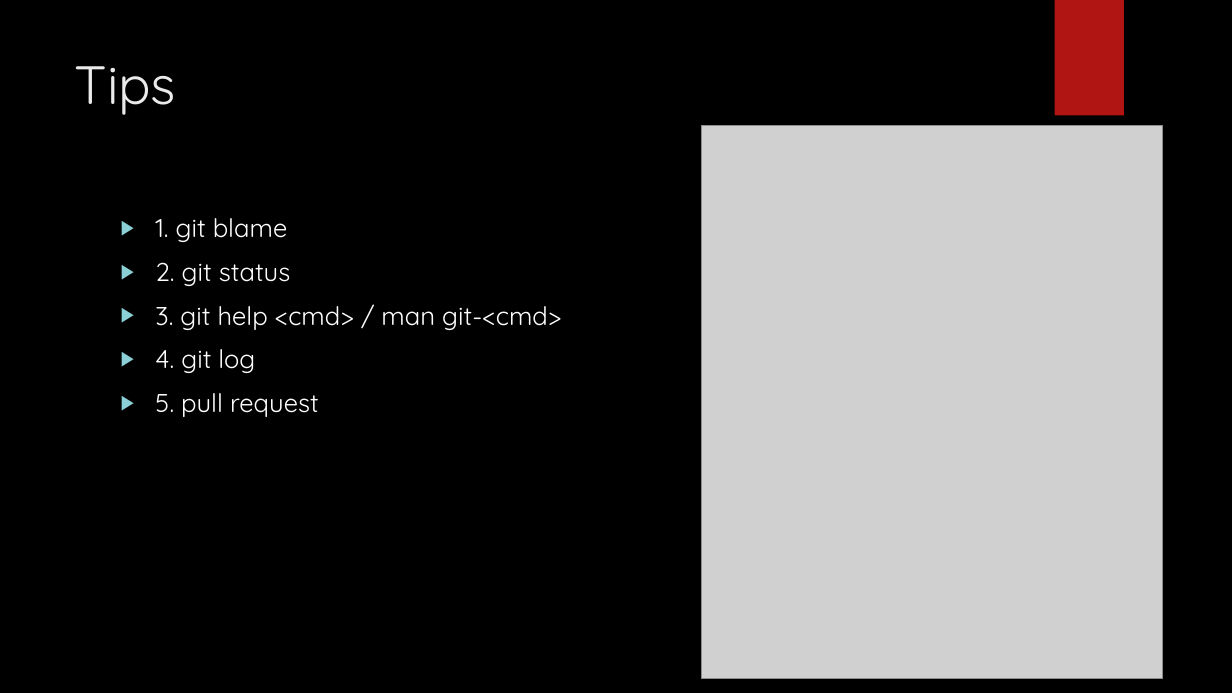
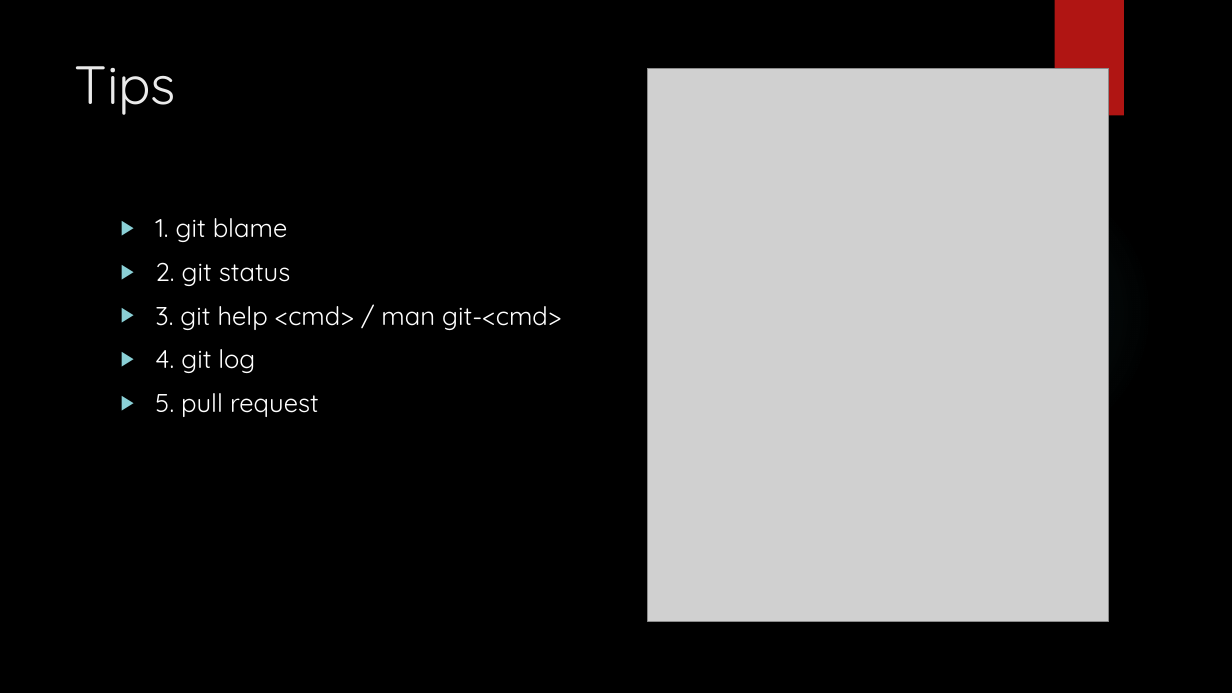
Before and after one commit to Jeanhwea/git-training, a slide deck: slide 17 of git-training.pptx. Drawn at 1232x693 pixels with LibreOffice and Linux fonts; fonts in the diff are those of the drawing; grey boxes stand for pictures; background and template pictures are left out. Boxes give left, top, right and bottom in pixels: in the first picture for what was removed or moved away, otherwise in the second. Text is boxed around its words. In the diff, an @@ line names an element or a change of style, - is before the commit and + after.

Commit message:
adjust git-blame picture

```diff
--- a/git-training.pptx
+++ b/git-training.pptx
@@ picture: place and size @@
-picture at [701, 126, 1163, 679]
+picture at [648, 68, 1109, 622]
@@ ellipse added at [870, 169, 1154, 454], fill gradient #50B9C1 @@
```
